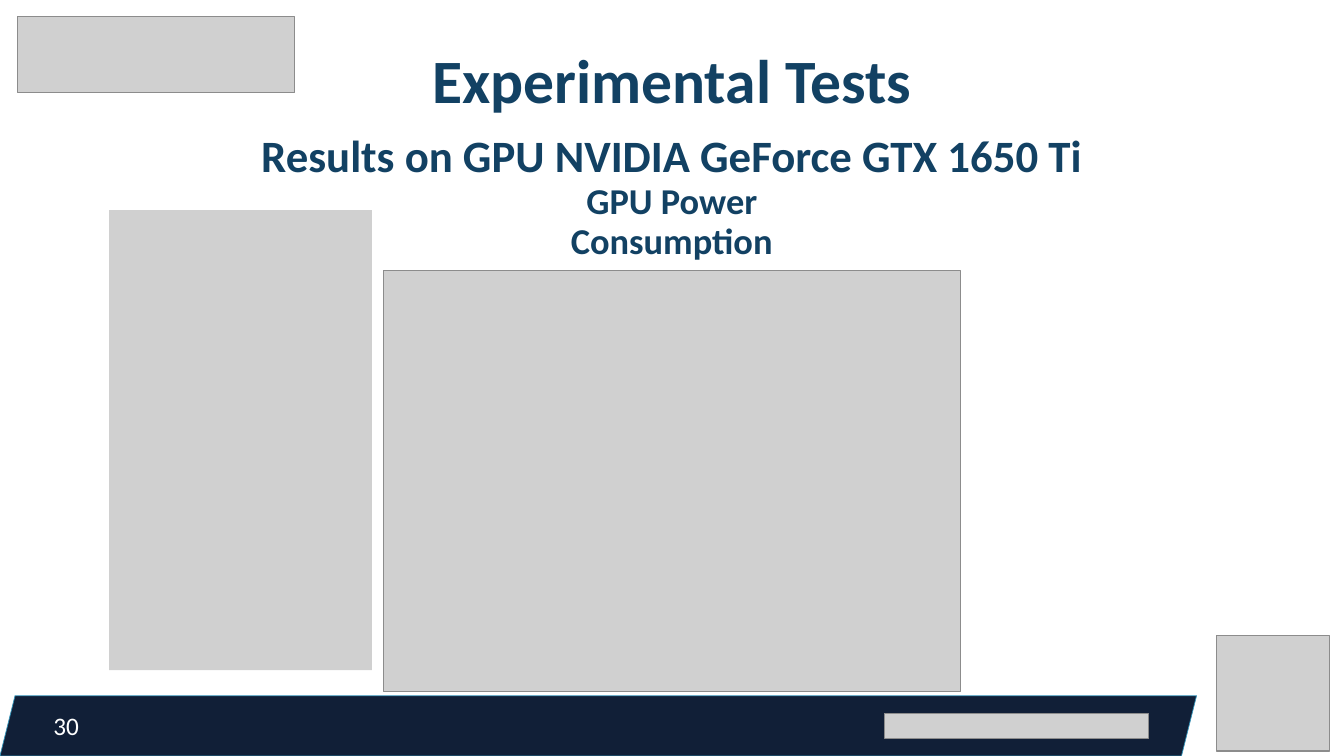
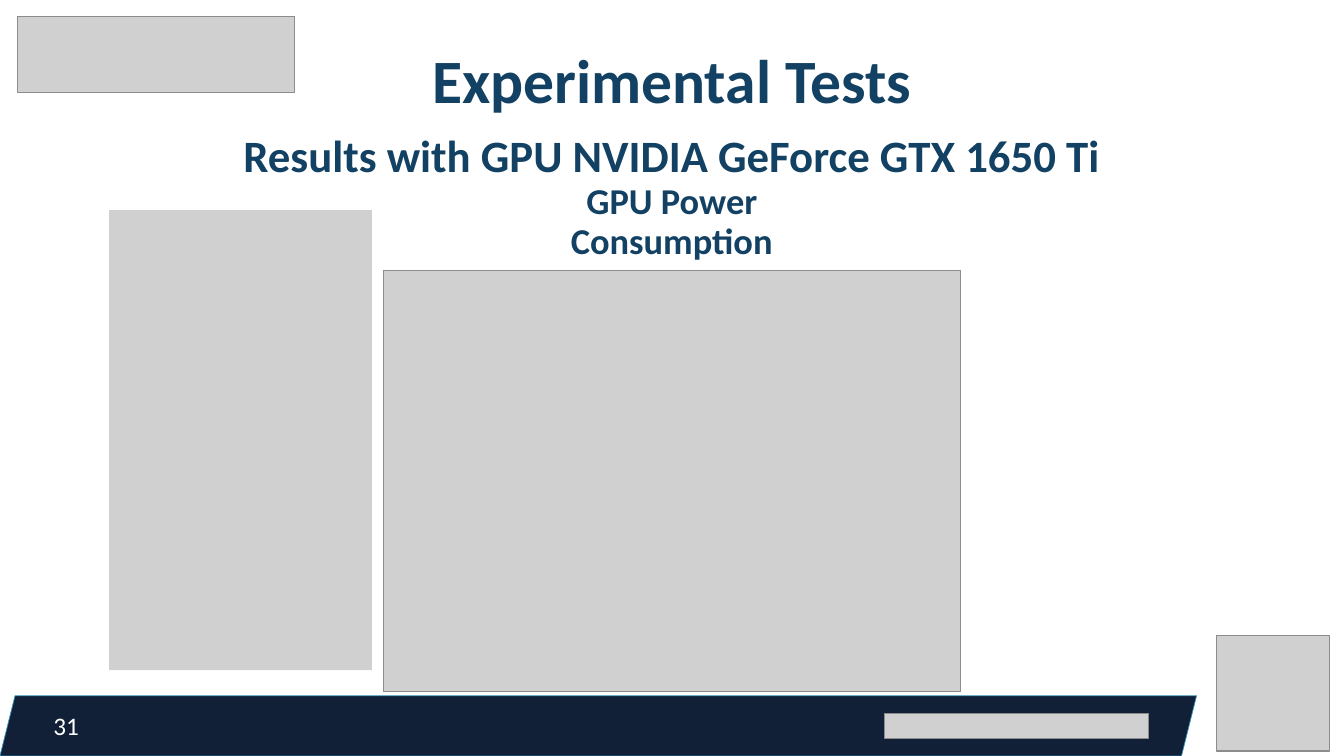
Before and after one commit to federicorossifr/eupilot-cini-mandown, a slide deck: slide 31 of pp_12_01_23.pptx (slide 30 before the commit). Drawn at 1344x756 pixels with LibreOffice and Linux fonts; fonts in the diff are those of the drawing; grey boxes stand for pictures. Boxes give left, top, right and bottom in pixels: in the first picture for what was removed or moved away, otherwise in the second. Text is boxed around its words. In the diff, an @@ line names an element or a change of style, - is before the commit and + after.

```diff
--- a/pp_12_01_23.pptx
+++ b/pp_12_01_23.pptx
@@ text at (243, 140, 1099, 173): text changed @@
-Results on GPU NVIDIA GeForce GTX 1650 Ti
+Results with GPU NVIDIA GeForce GTX 1650 Ti
@@ page number at (53, 718, 79, 735): text changed @@
-30
+31
```
Also in this commit, not shown: 7 other slides changed, 1 slide added.
